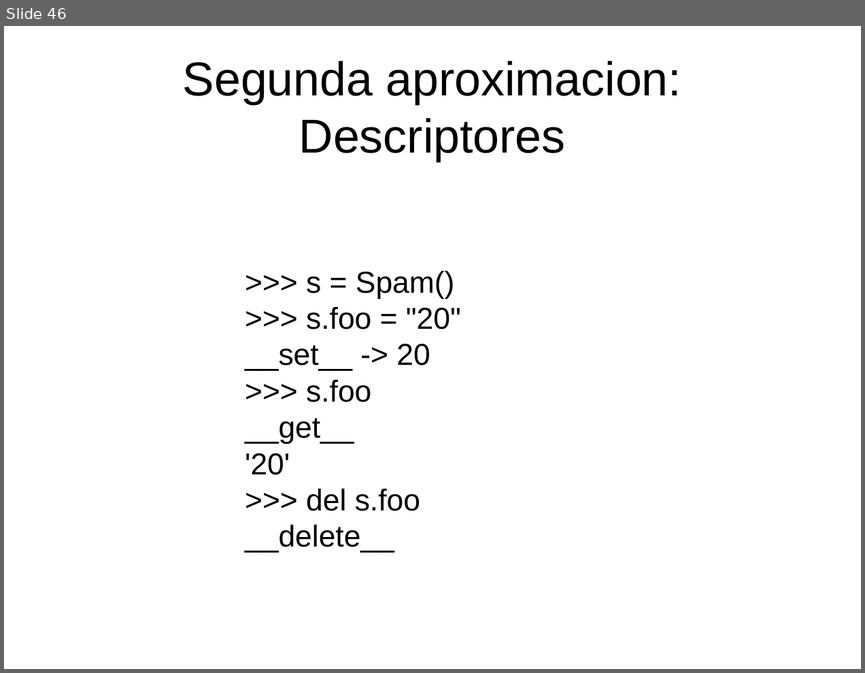
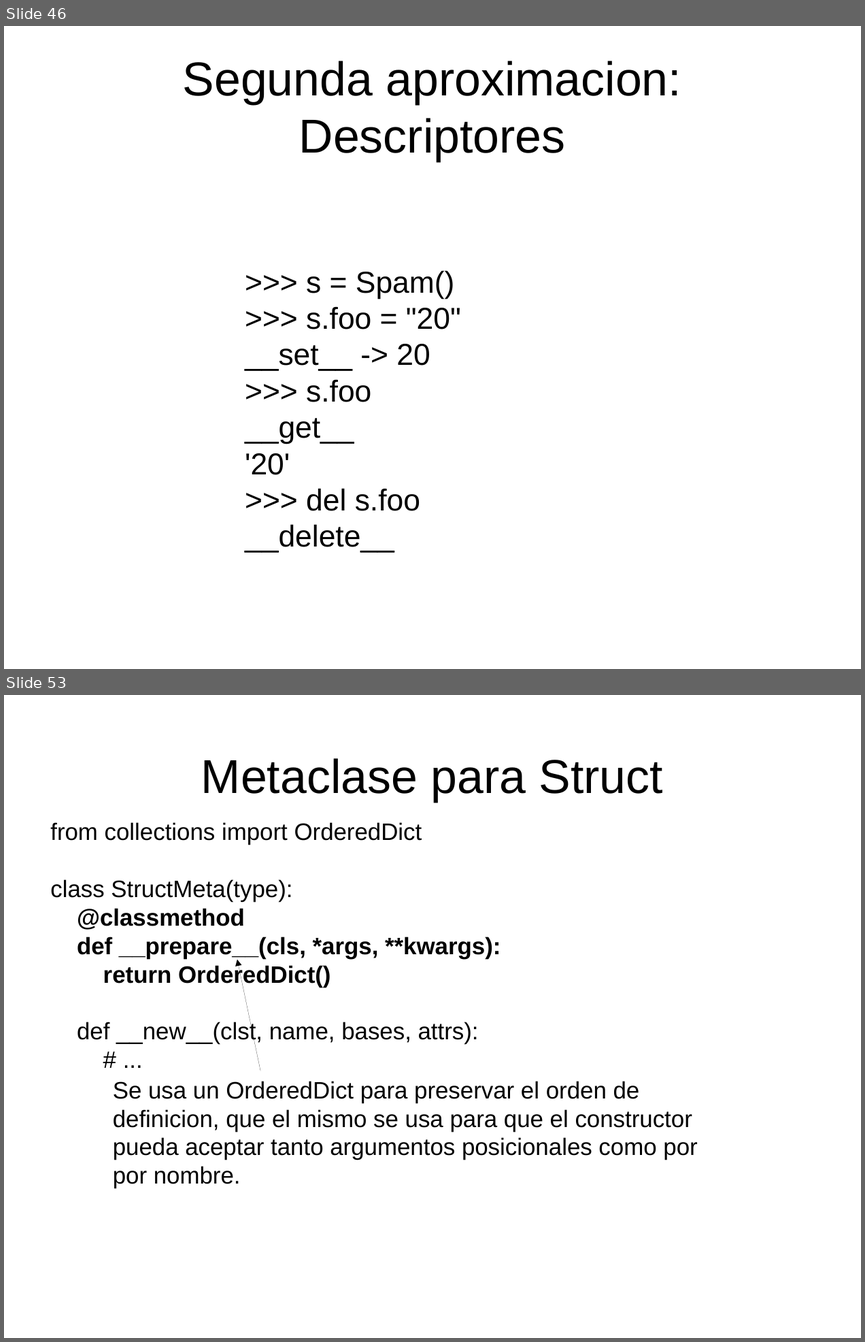
Before and after one commit to niwinz/niwi-slides, a slide deck: meta-py3/slides.odp. Shown one above the other, each under a label of ours: slide 46 before the commit, slides 46 and 53 after it; the slides between them are not shown. The pictures are 865x673 and 865x1342 pixels, drawn with LibreOffice and Linux fonts; fonts in the diff are those of the drawing. Boxes give left, top, right and bottom in pixels: in the first picture for what was removed or moved away, otherwise in the second. Text is boxed around its words. In the diff, an @@ line names an element or a change of style, - is before the commit and + after.

Commit message:
Update py3-meta slides.

```diff
--- a/meta-py3/slides.odp
+++ b/meta-py3/slides.odp
@@ slide 53 added at [4, 695, 861, 1338], background #FFFFFF @@
@@ title added at [201, 758, 663, 802], 44 pt, text #000000 @@
+Metaclase para Struct
@@ text added at [50, 822, 500, 1044], 22 pt, text #000000 @@
+from collections import OrderedDict
+class StructMeta(type):
+@classmethod
+def __prepare__(cls, *args, **kwargs):
+return OrderedDict()
+def __new__(clst, name, bases, attrs):
+# ...
@@ arrow added from (260, 1070) to (237, 960), #000000 0 pt @@
@@ text added at [113, 1081, 697, 1188], 22 pt, text #000000 @@
+Se usa un OrderedDict para preservar el orden de
+definicion, que el mismo se usa para que el constructor
+pueda aceptar tanto argumentos posicionales como por
+por nombre.
```
Also in this commit, not shown: 2 slides changed, 18 other slides added.
